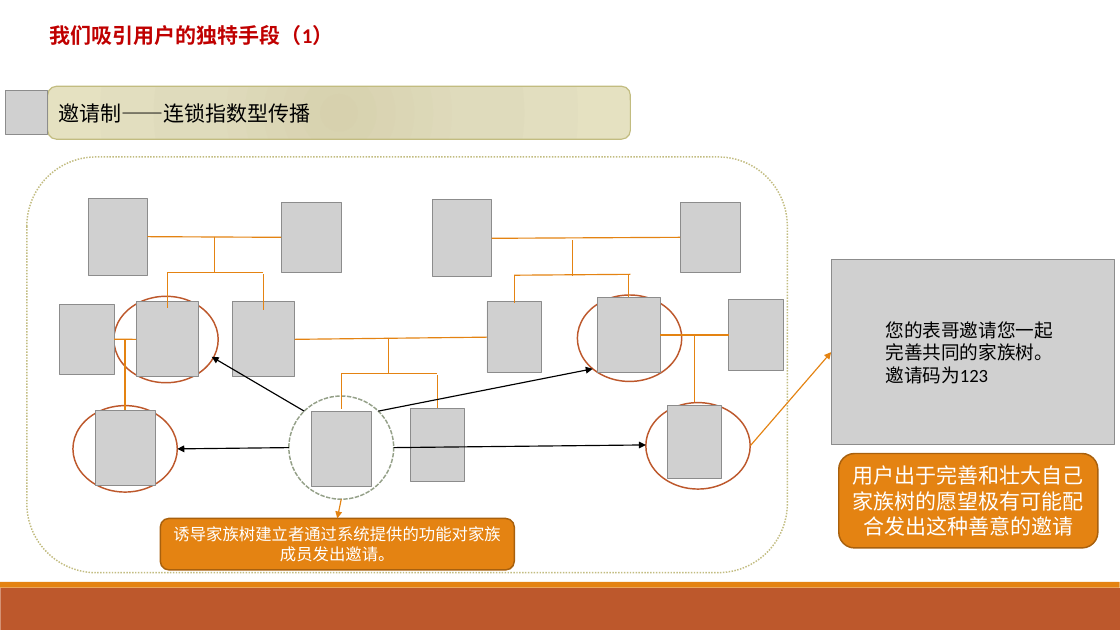
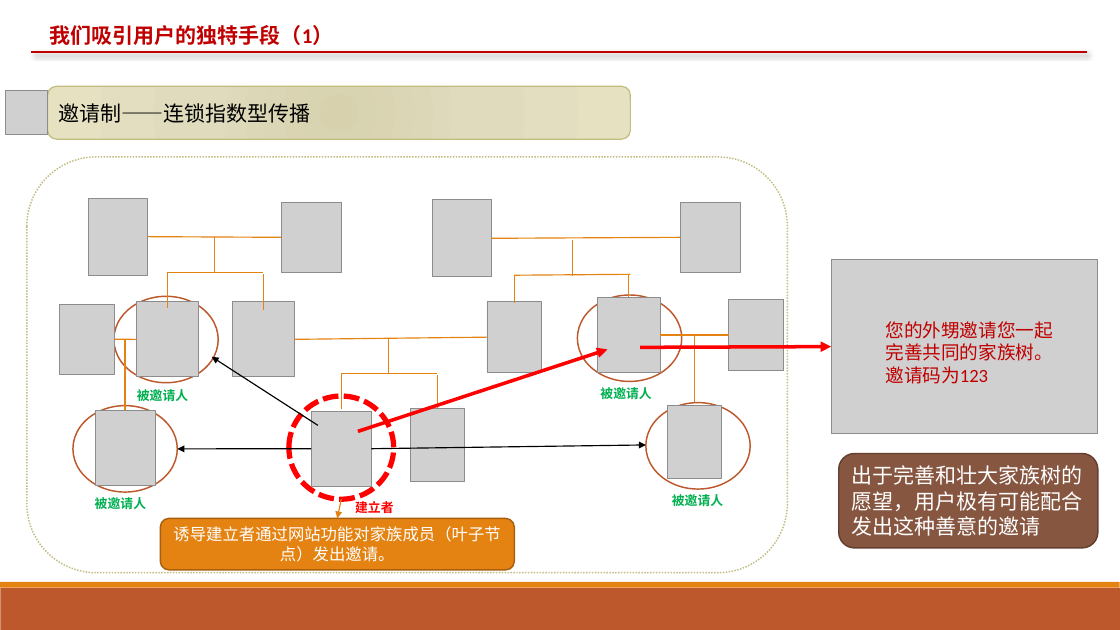
Before and after one commit to alpena1986/bloodnetdoc, a slide deck: slide 10 of 商业计划书.pptx (slide 8 before the commit). Drawn at 1120x630 pixels with LibreOffice and Linux fonts; fonts in the diff are those of the drawing; grey boxes stand for pictures. Boxes give left, top, right and bottom in pixels: in the first picture for what was removed or moved away, otherwise in the second. Text is boxed around its words. In the diff, an @@ line names an element or a change of style, - is before the commit and + after.

```diff
--- a/商业计划书.pptx
+++ b/商业计划书.pptx
@@ line added from (30, 52) to (1087, 52), #C00000 1.5 pt @@
@@ picture resized from (x1=832, y1=260, x2=1115, y2=445) to (x1=832, y1=260, x2=1098, y2=434) @@
@@ text at (x1=885, y1=321, x2=1052, y2=384): text changed; text colour #000000 to #C00000 @@
-您的表哥邀请您一起完善共同的家族树。邀请码为123
+您的外甥邀请您一起完善共同的家族树。邀请码为123
@@ arrow moved from (304, 411) - (212, 357) to (318, 425) - (212, 357) @@
@@ arrow moved from (378, 411) - (593, 369) to (358, 432) - (607, 350) @@
@@ arrow (358, 432) - (607, 350): stroke #000000 1 pt to #FF0000 3 pt @@
@@ arrow moved from (750, 446) - (832, 352) to (640, 348) - (832, 347) @@
@@ arrow (640, 348) - (832, 347): stroke #E48312 1 pt to #FF0000 3 pt @@
@@ text added at (x1=137, y1=389, x2=188, y2=401), 11 pt, text #00B050, bold @@
+被邀请人
@@ text added at (x1=600, y1=387, x2=651, y2=399), 11 pt, text #00B050, bold @@
+被邀请人
@@ ellipse at (x1=289, y1=396, x2=394, y2=499): outline #94A088 1.25 pt dashed to #FF0000 4.5 pt dashed @@
@@ arrow moved from (289, 448) - (177, 449) to (311, 449) - (177, 449) @@
@@ arrow moved from (394, 448) - (646, 445) to (371, 449) - (646, 445) @@
@@ rounded rectangle "出于完善和壮大家族树的愿望，用户极有可能配合发出这种善意的邀请" at (x1=839, y1=454, x2=1098, y2=548): fill #E48312 to #865640; outline #A9610D 1.25 pt to #63402F 1.25 pt @@
@@ text in rounded rectangle at (x1=852, y1=465, x2=1083, y2=536): text changed @@
-用户出于完善和壮大自己家族树的愿望极有可能配合发出这种善意的邀请
+出于完善和壮大家族树的愿望，用户极有可能配合发出这种善意的邀请
@@ text added at (x1=95, y1=497, x2=146, y2=509), 11 pt, text #00B050, bold @@
+被邀请人
@@ text added at (x1=355, y1=499, x2=394, y2=513), 11 pt, text #FF0000, bold @@
+建立者
@@ text added at (x1=672, y1=494, x2=723, y2=506), 11 pt, text #00B050, bold @@
+被邀请人
@@ text in rounded rectangle at (x1=173, y1=526, x2=500, y2=562): text changed @@
-诱导家族树建立者通过系统提供的功能对家族成员发出邀请。
+诱导建立者通过网站功能对家族成员（叶子节点）发出邀请。
```
Also in this commit, not shown: 6 other slides changed, 10 slides added, 1 slide removed, 1 other file.
